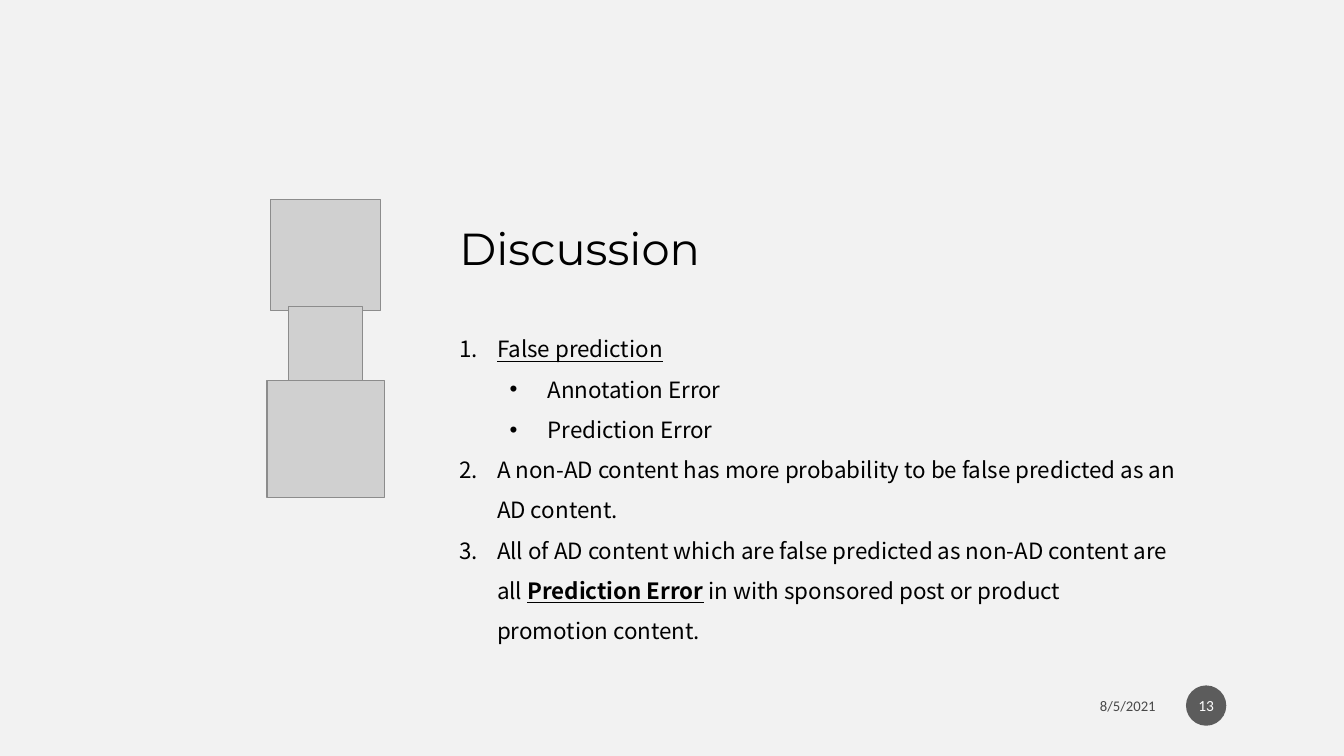
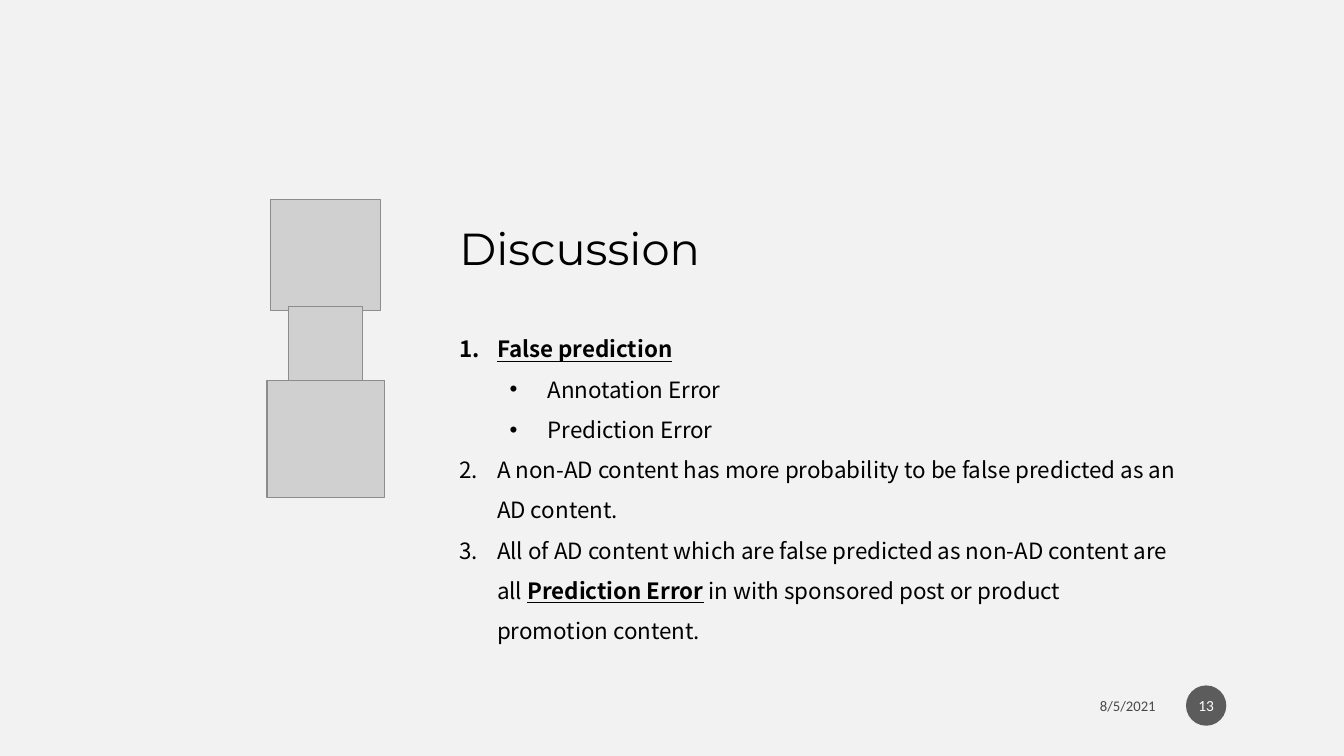
Before and after one commit to Weber12321/AD-classifier-side-project, a slide deck: slide 13 of AD_classifier.pptx. Drawn at 1344x756 pixels with LibreOffice and Linux fonts; fonts in the diff are those of the drawing; grey boxes stand for pictures; background and template pictures are left out. Boxes give left, top, right and bottom in pixels: in the first picture for what was removed or moved away, otherwise in the second. Text is boxed around its words. In the diff, an @@ line names an element or a change of style, - is before the commit and + after.

```diff
--- a/AD_classifier.pptx
+++ b/AD_classifier.pptx
@@ text at <box>497,339,673,362</box>: bold on in "False prediction" @@
```
Also in this commit, not shown: 5 other slides changed, 2 slides added, 1 slide removed, 8 other files.
